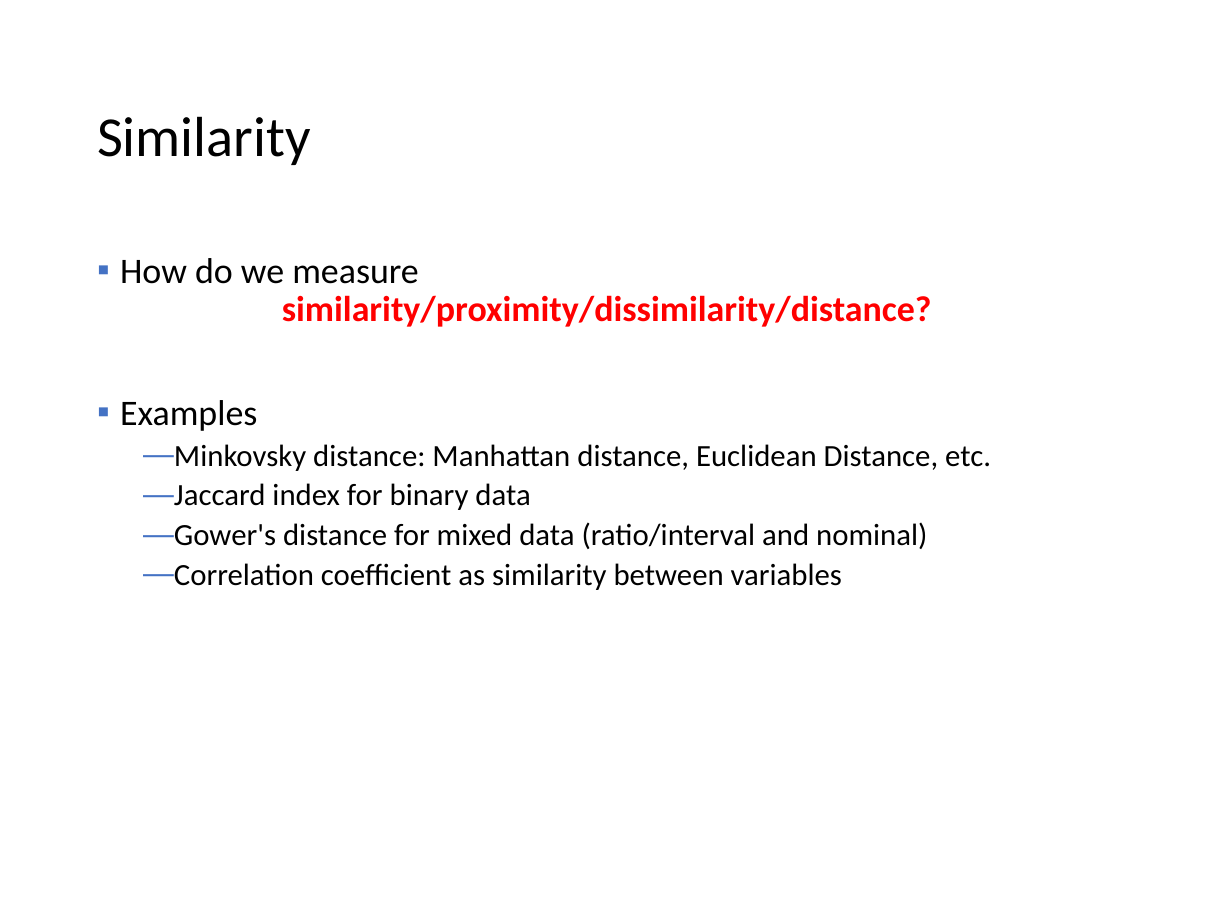
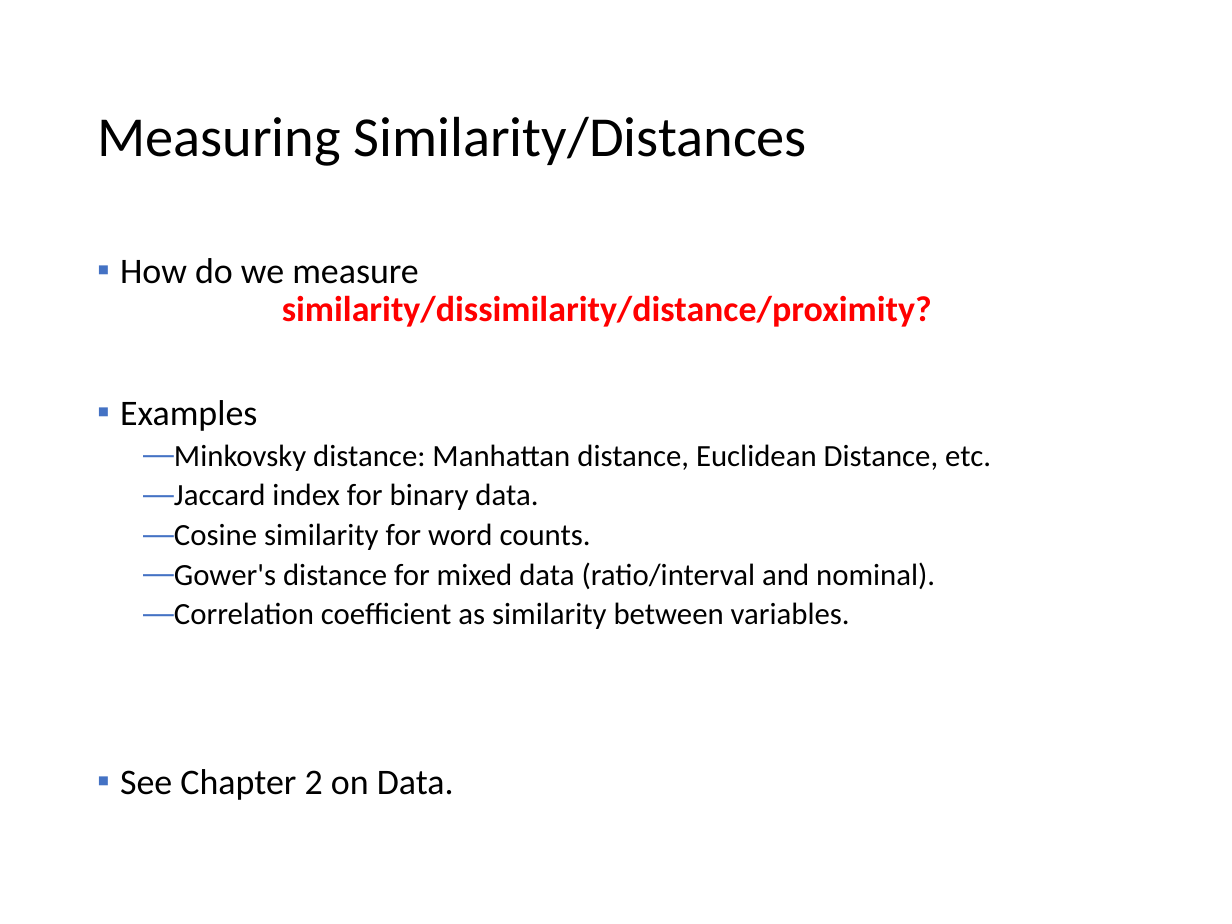
Before and after one commit to mhahsler/Introduction_to_Data_Mining_R_Examples, a slide deck: slide 6 of slides/chap7_basic_cluster_analysis.pptx (slide 7 before the commit). Drawn at 1232x924 pixels with LibreOffice and Linux fonts; fonts in the diff are those of the drawing. Boxes give left, top, right and bottom in pixels: in the first picture for what was removed or moved away, otherwise in the second. Text is boxed around its words. In the diff, an @@ line names an element or a change of style, - is before the commit and + after.

```diff
--- a/slides/chap7_basic_cluster_analysis.pptx
+++ b/slides/chap7_basic_cluster_analysis.pptx
@@ title at [97,116,807,166]: text changed @@
-Similarity
+Measuring Similarity/Distances
@@ text at [120,258,932,327]: text changed @@
-▪ How do we measure
-  similarity/proximity/dissimilarity/distance?
+▪ How do we measure
+  similarity/dissimilarity/distance/proximity?
@@ text at [120,483,935,800]: text changed @@
-  — Jaccard index for binary data
-  — Gower's distance for mixed data (ratio/interval and nominal)
-  — Correlation coefficient as similarity between variables
+  — Jaccard index for binary data.
+  — Cosine similarity for word counts.
+  — Gower's distance for mixed data (ratio/interval and nominal).
+  — Correlation coefficient as similarity between variables.
+▪ See Chapter 2 on Data.
```
Also in this commit, not shown: 7 other slides changed, 1 slide added, 1 other file.
